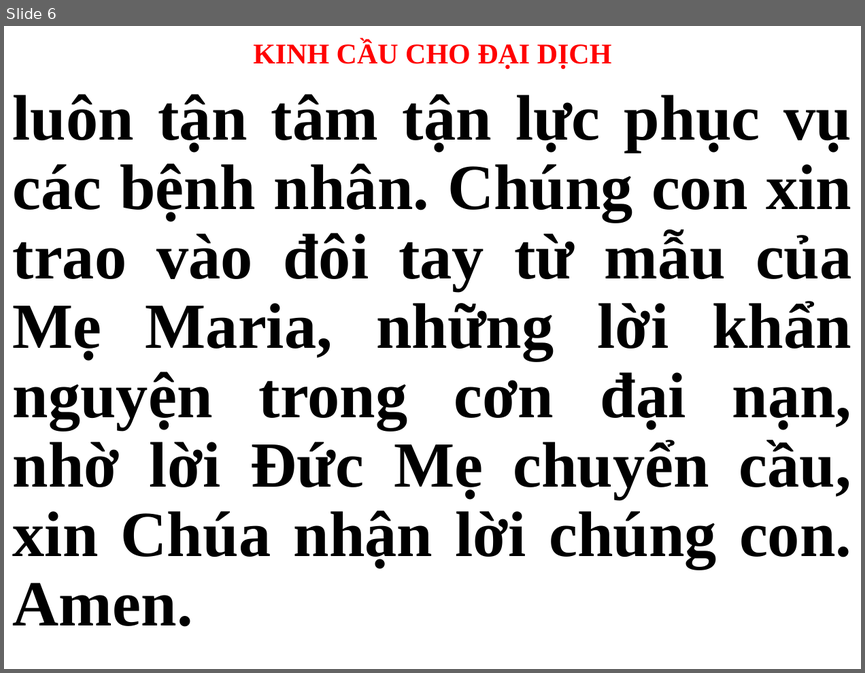
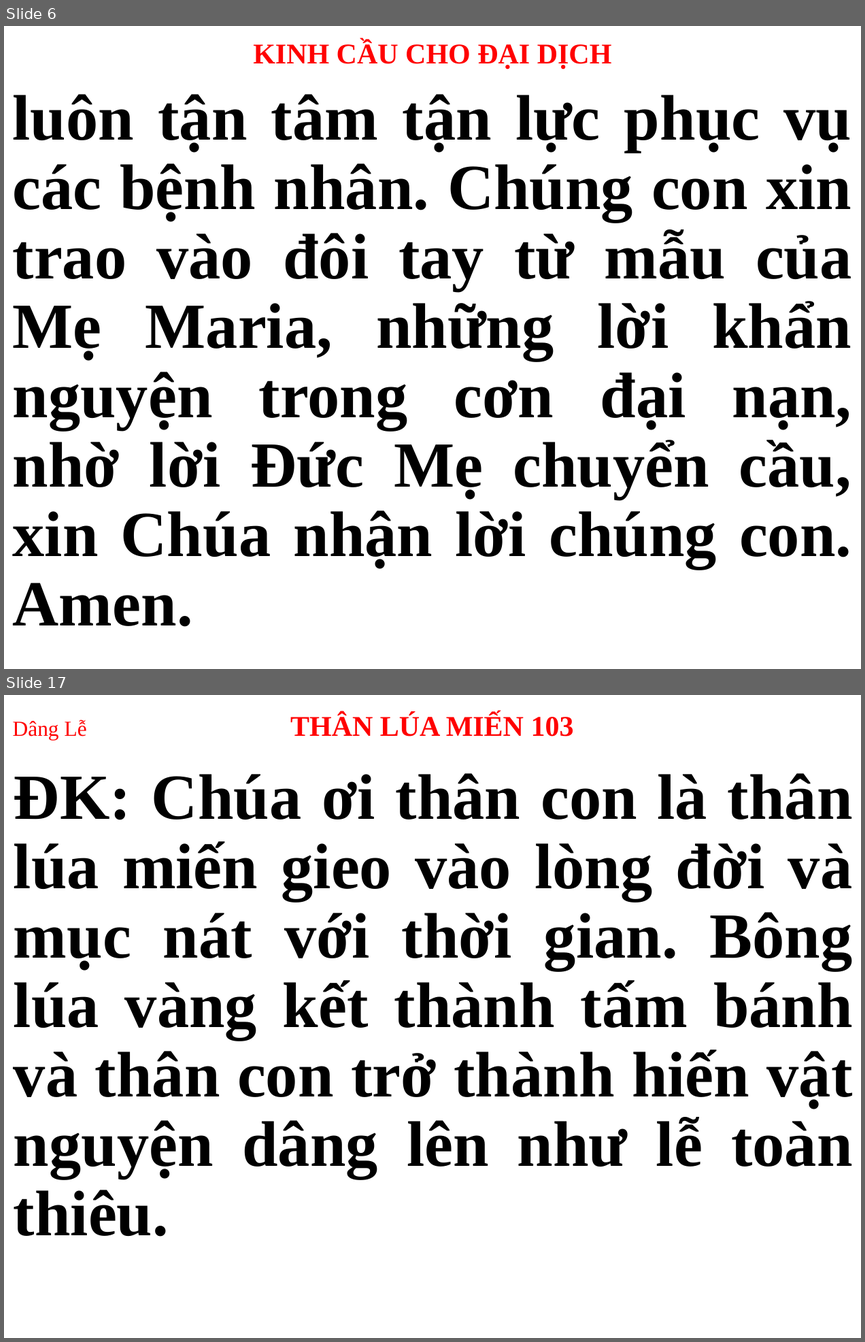
Before and after one commit to peteranh99/usb-songs, a slide deck: Thứ 3.pptx. Shown one above the other, each under a label of ours: slide 6 before the commit, slides 6 and 17 after it; the slides between them are not shown. The pictures are 865x673 and 865x1342 pixels, drawn with LibreOffice and Linux fonts; fonts in the diff are those of the drawing. Boxes give left, top, right and bottom in pixels: in the first picture for what was removed or moved away, otherwise in the second. Text is boxed around its words. In the diff, an @@ line names an element or a change of style, - is before the commit and + after.

```diff
--- a/Thứ 3.pptx
+++ b/Thứ 3.pptx
@@ slide 17 added at (x1=4, y1=695, x2=861, y2=1338), background #FFFFFF @@
@@ title added at (x1=13, y1=713, x2=574, y2=740), 24 pt, text #FF0000, bold @@
+Dâng Lễ THÂN LÚA MIẾN 103
@@ subtitle added at (x1=14, y1=773, x2=853, y2=1236), 54 pt, text #000000, bold @@
+ĐK: Chúa ơi thân con là thân lúa miến gieo vào lòng đời và mục nát với thời gian. Bông lúa vàng kết thành tấm bánh và thân con trở thành hiến vật nguyện dâng lên như lễ toàn thiêu.
```
Also in this commit, not shown: 2 slides changed, 17 other slides added, 17 slides removed.
